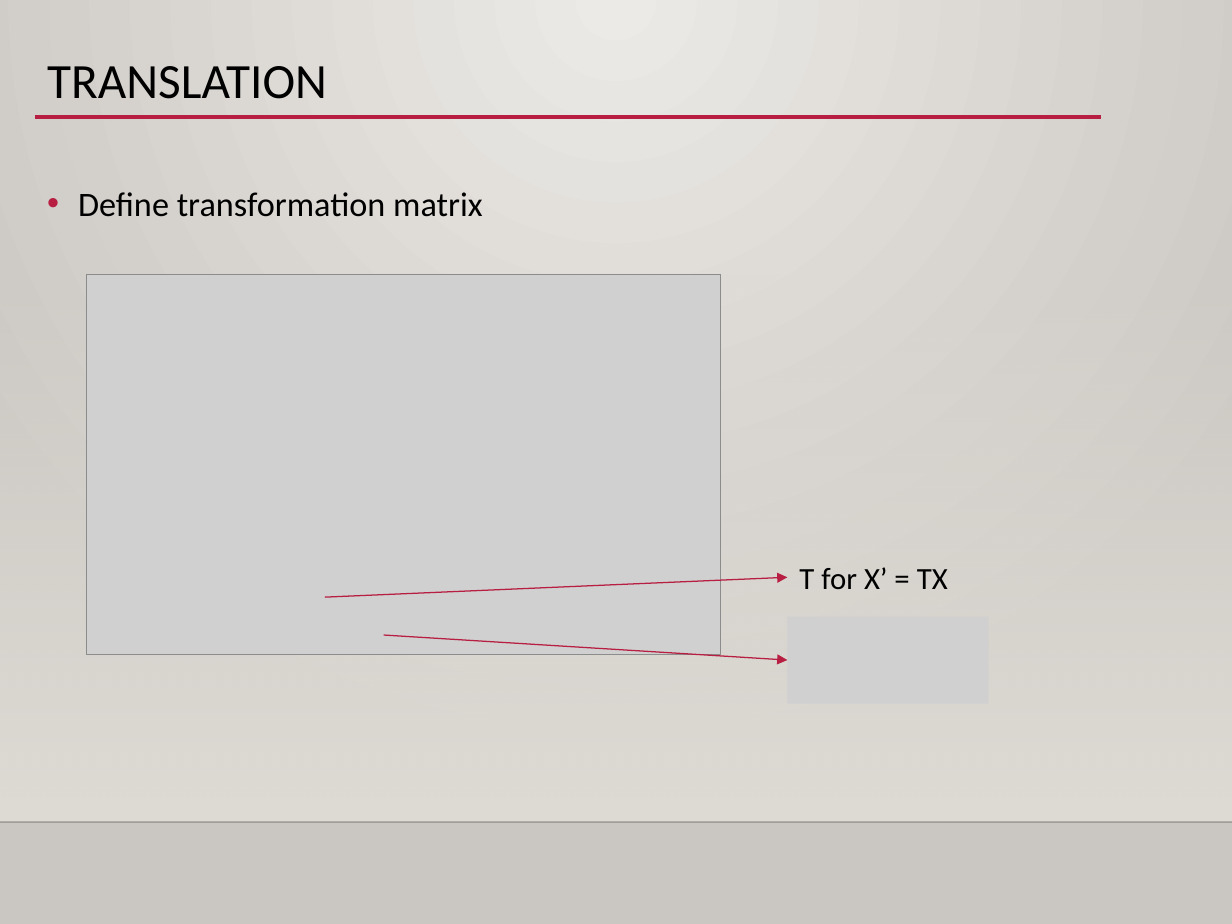
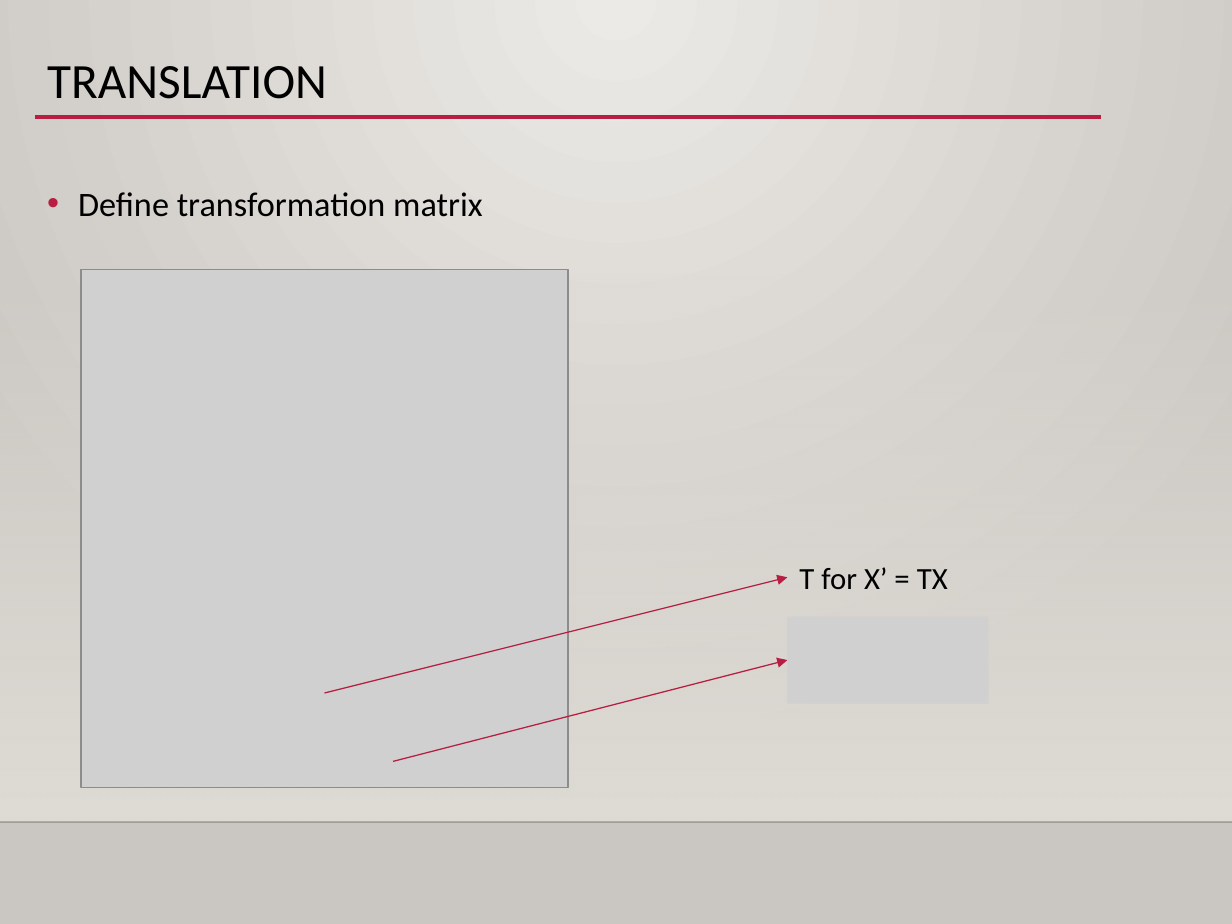
Before and after one commit to jelee2498/SDS, a slide deck: slide 4 of Day1/ex1-2_transformation/ex1-2_transformation.pptx. Drawn at 1232x924 pixels with LibreOffice and Linux fonts; fonts in the diff are those of the drawing; grey boxes stand for pictures; background and template pictures are left out. Boxes give left, top, right and bottom in pixels: in the first picture for what was removed or moved away, otherwise in the second. Text is boxed around its words. In the diff, an @@ line names an element or a change of style, - is before the commit and + after.

```diff
--- a/Day1/ex1-2_transformation/ex1-2_transformation.pptx
+++ b/Day1/ex1-2_transformation/ex1-2_transformation.pptx
@@ picture: place and size @@
-picture at (86,275,721,655)
+picture at (81,270,568,787)
@@ arrow moved from (325, 598) - (787, 578) to (324, 694) - (787, 578) @@
@@ arrow moved from (383, 634) - (787, 660) to (393, 761) - (787, 660) @@
```
Also in this commit, not shown: 12 other slides changed, 2 slides added, 13 other files.
